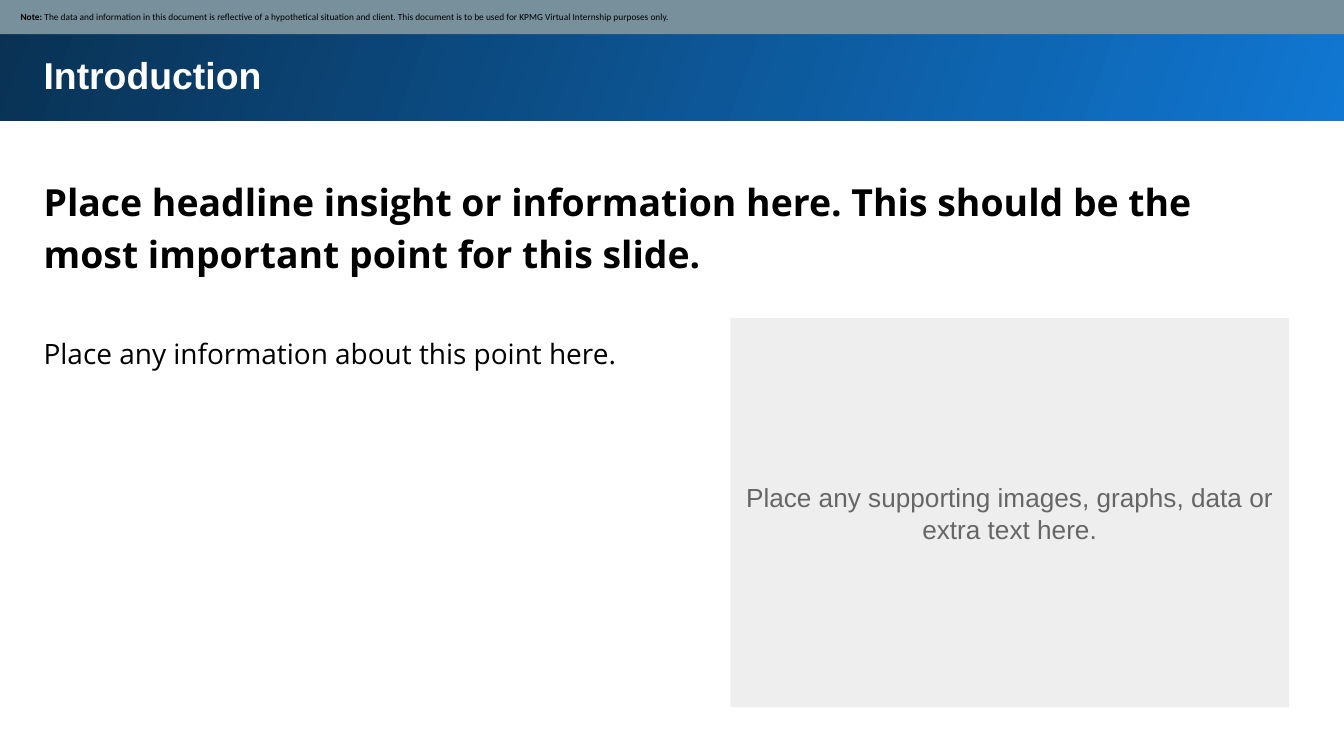
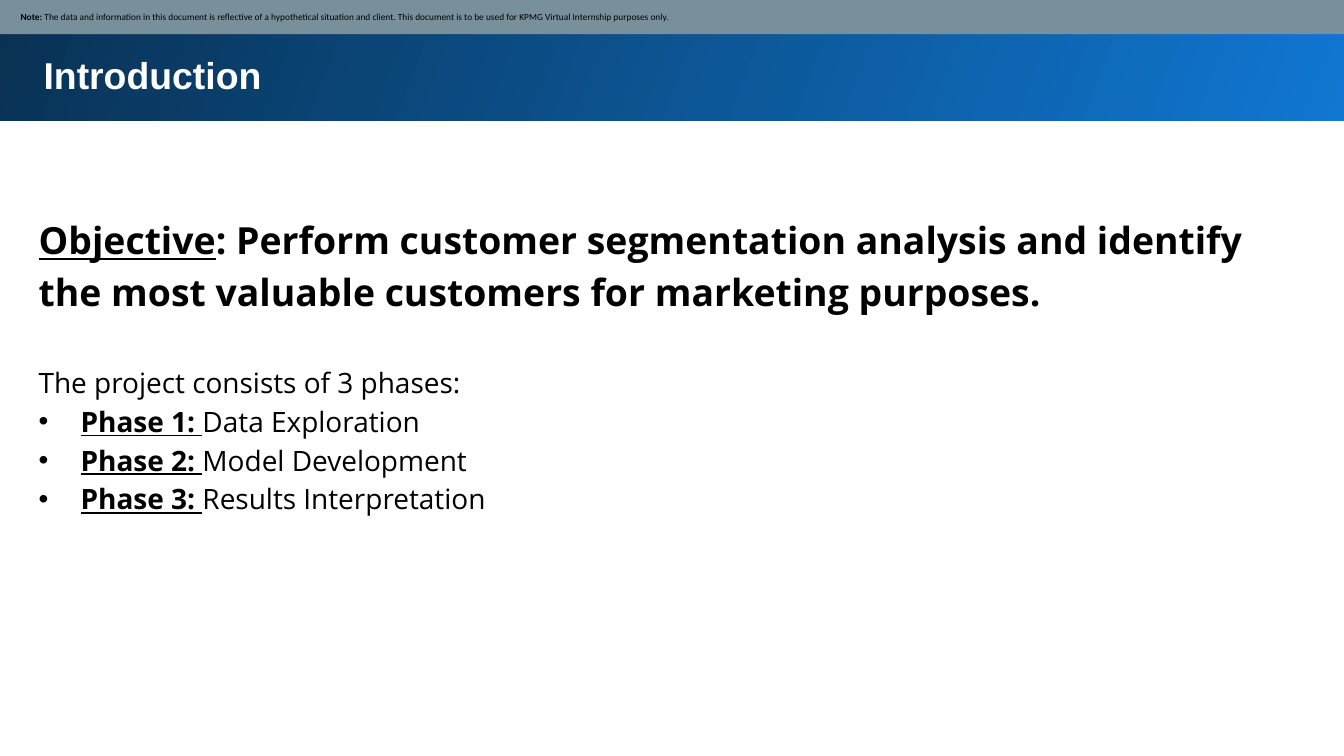
Before and after one commit to Navyhoang/KPMG_Virtual_Internship_Challenge, a slide deck: slide 3 of Documents/Module_2_Project_Plan.pptx. Drawn at 1344x756 pixels with LibreOffice and Linux fonts; fonts in the diff are those of the drawing. Boxes give left, top, right and bottom in pixels: in the first picture for what was removed or moved away, otherwise in the second. Text is boxed around its words. In the diff, an @@ line names an element or a change of style, - is before the commit and + after.

```diff
--- a/Documents/Module_2_Project_Plan.pptx
+++ b/Documents/Module_2_Project_Plan.pptx
@@ text at (x1=39, y1=225, x2=1242, y2=315): text changed @@
-Place headline insight or information here. This should be the most important point for this slide.
+Objective: Perform customer segmentation analysis and identify the most valuable customers for marketing purposes.
@@ rectangle removed at (x1=731, y1=319, x2=1290, y2=708) @@
@@ text removed at (x1=44, y1=342, x2=616, y2=371) @@
-Place any information about this point here.
@@ text added at (x1=39, y1=371, x2=485, y2=516), 15 pt, text #000000 @@
+The project consists of 3 phases:
+• Phase 1: Data Exploration
+• Phase 2: Model Development
+• Phase 3: Results Interpretation
@@ text removed at (x1=746, y1=488, x2=1272, y2=539) @@
-Place any supporting images, graphs, data or extra text here.
```
Also in this commit, not shown: 3 other slides changed, 2 slides added, 1 slide removed, 6 other files.
